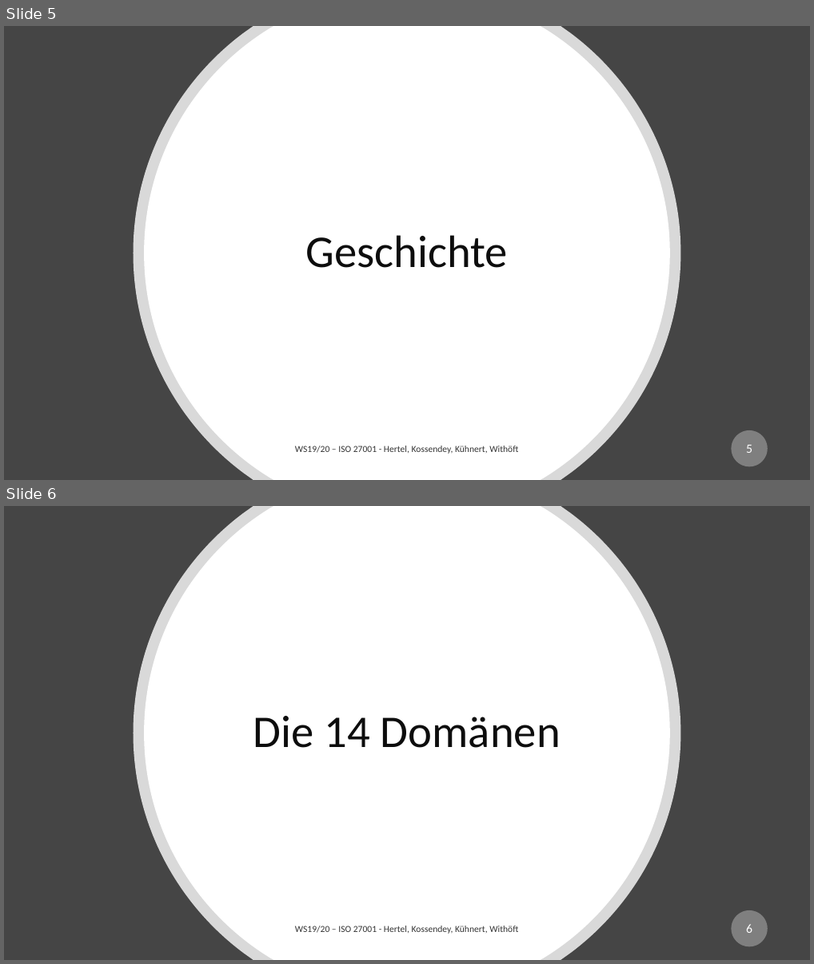
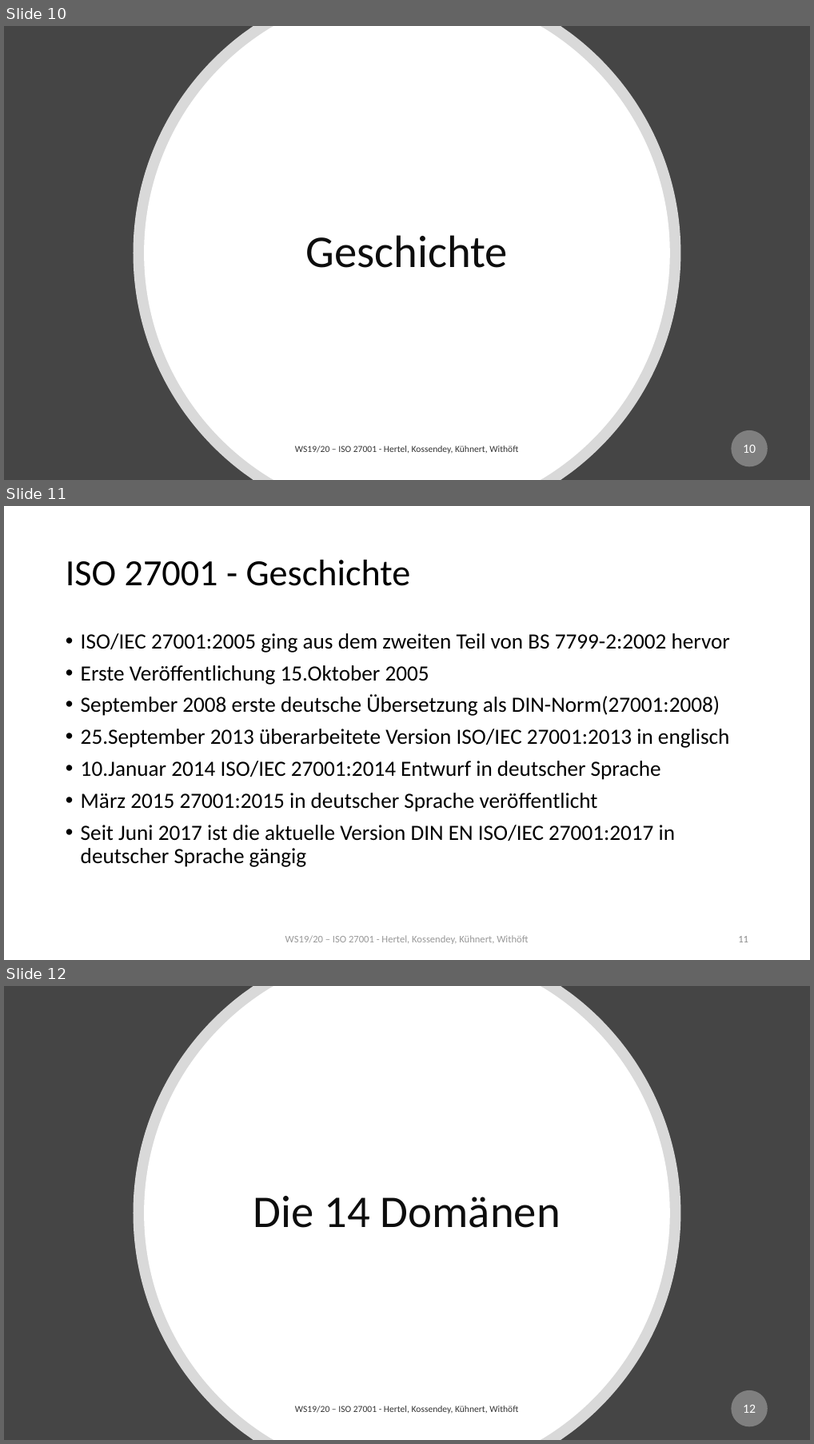
Before and after one commit to mwithoeft/SicherheitUndZuverlaessigkeit, a slide deck: merged.pptx. Shown one above the other, each under a label of ours: slides 5 and 6 before the commit, slides 10, 11 and 12 after it. The pictures are 814x964 and 814x1444 pixels, drawn with LibreOffice and Linux fonts; fonts in the diff are those of the drawing. Boxes give left, top, right and bottom in pixels: in the first picture for what was removed or moved away, otherwise in the second. Text is boxed around its words. In the diff, an @@ line names an element or a change of style, - is before the commit and + after.

```diff
--- a/merged.pptx
+++ b/merged.pptx
@@ slide 11 added at (x1=4, y1=506, x2=810, y2=960), background #FFFFFF @@
@@ title added at (x1=66, y1=560, x2=411, y2=586), 44 pt, text #000000 @@
+ISO 27001 - Geschichte
@@ text added at (x1=81, y1=633, x2=730, y2=867), 25.9 pt, text #000000 @@
+• ISO/IEC 27001:2005 ging aus dem zweiten Teil von BS 7799-2:2002 hervor
+• Erste Veröffentlichung 15.Oktober 2005
+• September 2008 erste deutsche Übersetzung als DIN-Norm(27001:2008)
+• 25.September 2013 überarbeitete Version ISO/IEC 27001:2013 in englisch
+• 10.Januar 2014 ISO/IEC 27001:2014 Entwurf in deutscher Sprache
+• März 2015 27001:2015 in deutscher Sprache veröffentlicht
+• Seit Juni 2017 ist die aktuelle Version DIN EN ISO/IEC 27001:2017 in deutscher Sprache gängig
@@ text added at (x1=286, y1=935, x2=528, y2=944), 12 pt, text #808080 at 80% opacity @@
+WS19/20 – ISO 27001 - Hertel, Kossendey, Kühnert, Withöft
@@ page number added at (x1=738, y1=936, x2=749, y2=942), 12 pt, text #8C8C8C @@
+11
@@ what was slide 5 is now slide 10 @@
@@ page number at (x1=743, y1=444, x2=756, y2=452): text changed @@
-5
+10
@@ what was slide 6 is now slide 12 @@
@@ page number at (x1=743, y1=1404, x2=756, y2=1412): text changed @@
-6
+12
```
Also in this commit, not shown: 4 slides changed, 26 other slides added.
